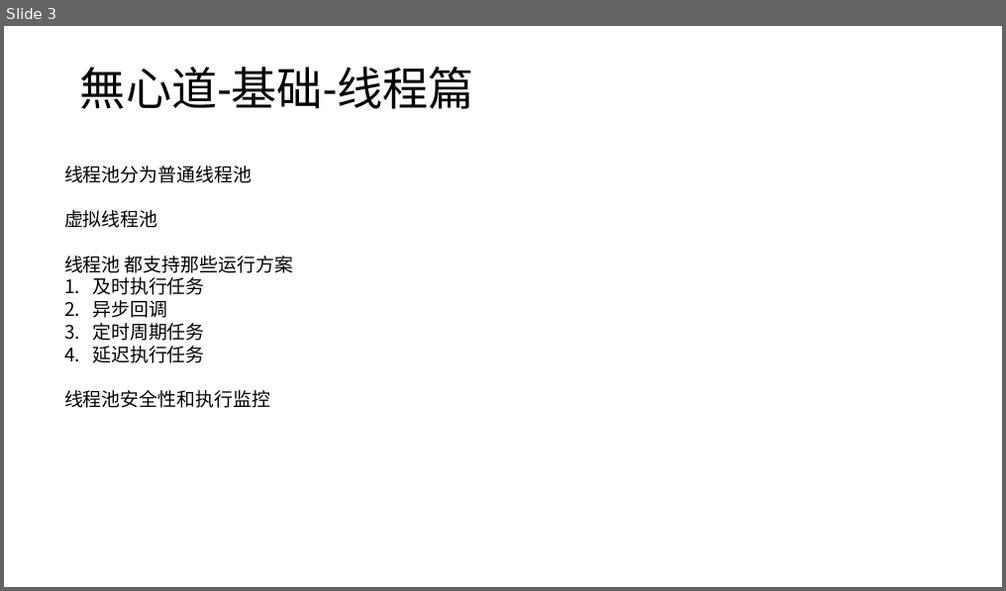
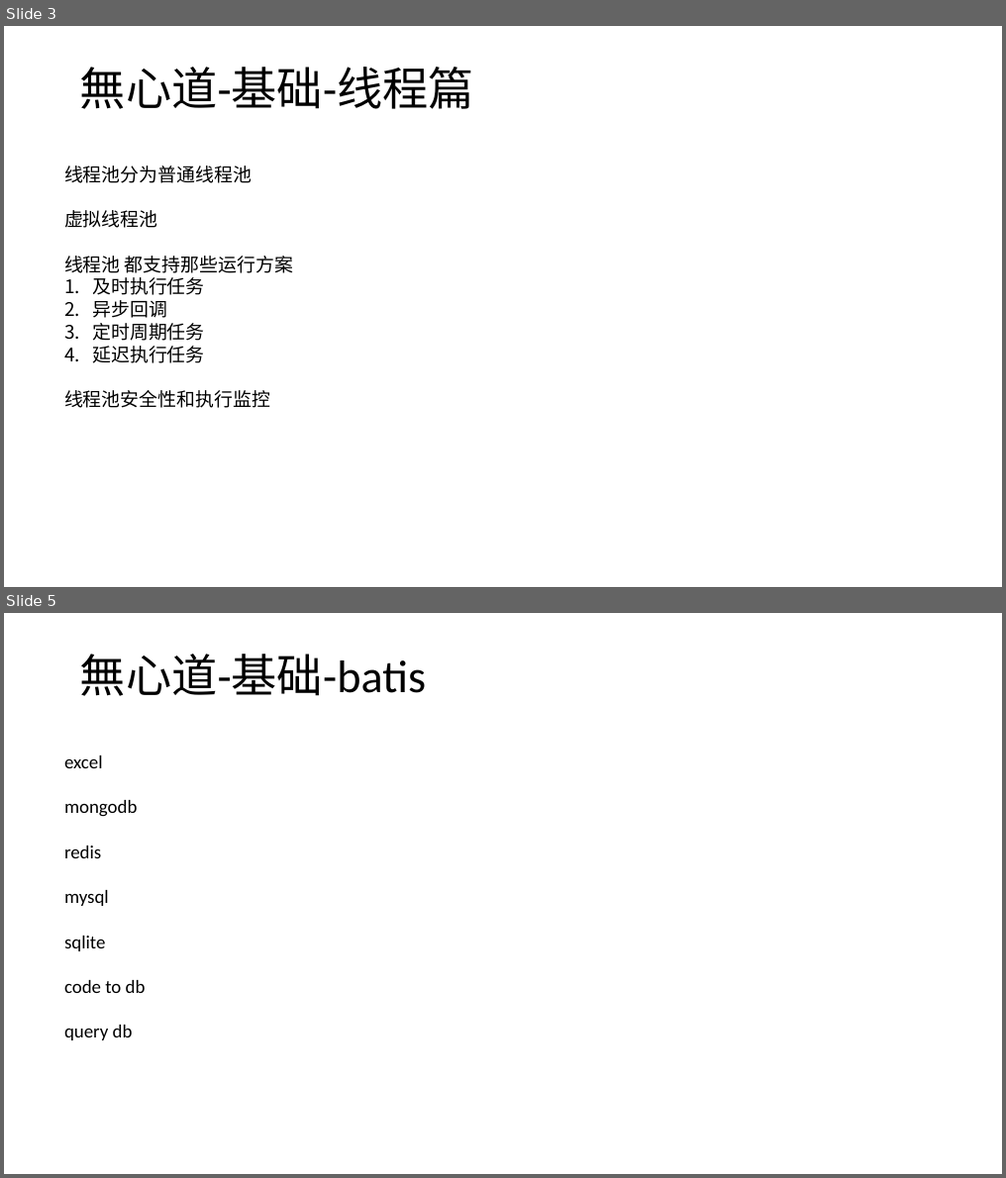
Before and after one commit to wxd-gaming/wxdgaming.boot, a slide deck: 無心道快速开服演示文稿.pptx. Shown one above the other, each under a label of ours: slide 3 before the commit, slides 3 and 5 after it; the slides between them are not shown. The pictures are 1006x591 and 1006x1178 pixels, drawn with LibreOffice and Linux fonts; fonts in the diff are those of the drawing. Boxes give left, top, right and bottom in pixels: in the first picture for what was removed or moved away, otherwise in the second. Text is boxed around its words. In the diff, an @@ line names an element or a change of style, - is before the commit and + after.

Commit message:
httpclient batis ship讲解测试代码

```diff
--- a/無心道快速开服演示文稿.pptx
+++ b/無心道快速开服演示文稿.pptx
@@ slide 5 added at [4,613,1002,1174], background #FFFFFF @@
@@ title added at [80,654,426,696], 44 pt, text #000000 @@
+無心道-基础-batis
@@ text added at [64,756,146,1041], 18 pt, text #000000 @@
+excel
+mongodb
+redis
+mysql
+sqlite
+code to db
+query db
```
Also in this commit, not shown: 1 other slide added, 14 other files.
